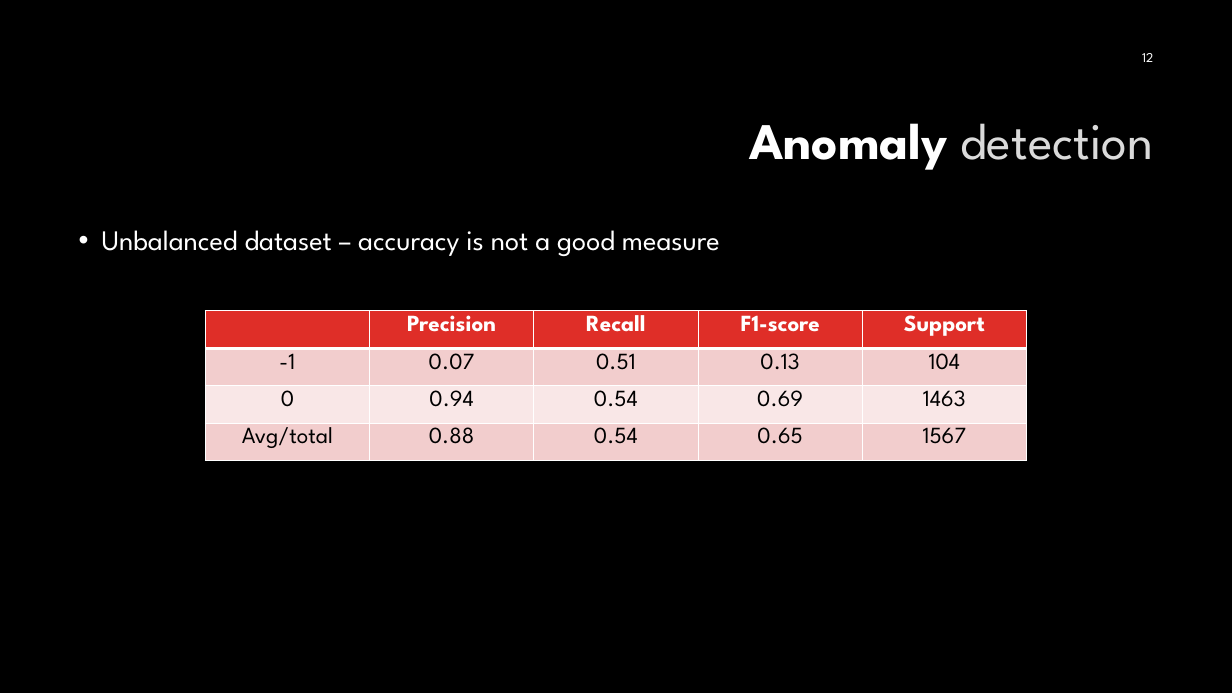
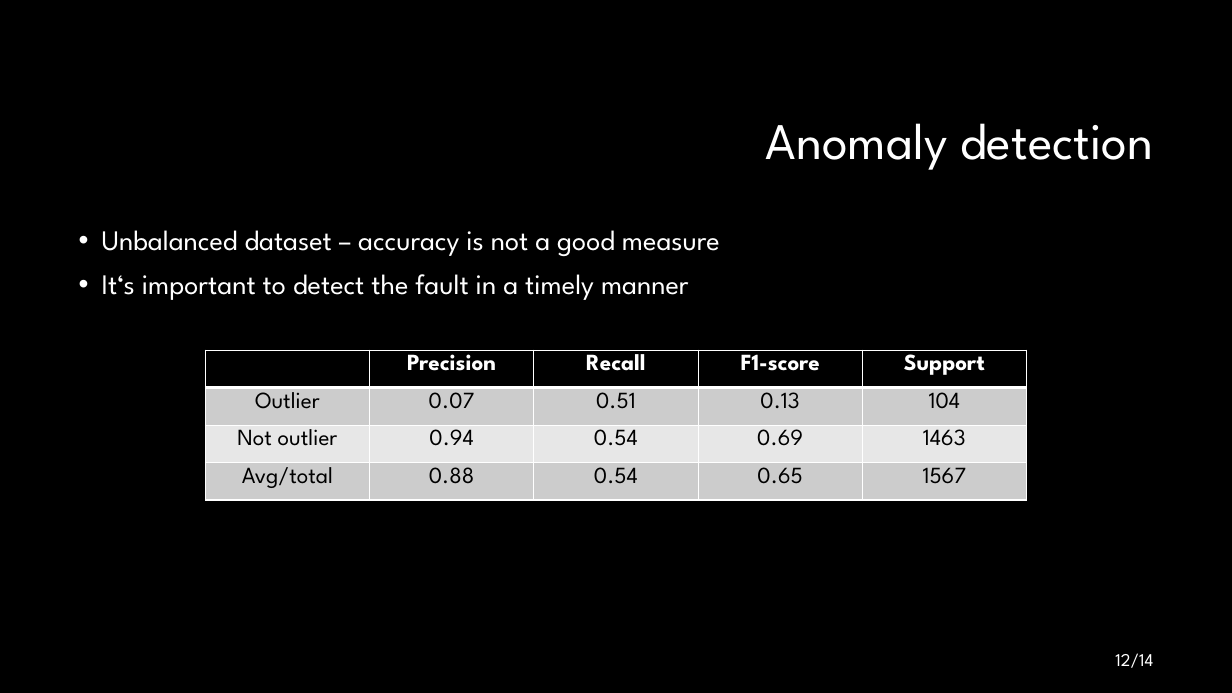
Before and after one commit to mehmedkadric/internship, a slide deck: slide 12 of demoPresentation/DemoPresentation.pptx. Drawn at 1232x693 pixels with LibreOffice and Linux fonts; fonts in the diff are those of the drawing; background and template pictures are left out. Boxes give left, top, right and bottom in pixels: in the first picture for what was removed or moved away, otherwise in the second. Text is boxed around its words. In the diff, an @@ line names an element or a change of style, - is before the commit and + after.

```diff
--- a/demoPresentation/DemoPresentation.pptx
+++ b/demoPresentation/DemoPresentation.pptx
@@ title "Anomaly detection" at <box>766,123,1153,170</box>: text colour pattern #000000 on #FFFFFF to #FFFFFF, bold off in "Anomaly"; text colour #DADADA to #FFFFFF in "detection" @@
@@ text at <box>102,274,689,300</box>: paragraph added @@
+• It‘s important to detect the fault in a timely manner
@@ table at <box>205,350,1028,500</box> @@
-row 2, column 1: -1
+row 2, column 1: Outlier
-row 3, column 1: 0
+row 3, column 1: Not outlier
@@ fill #DF2E28 to #000000 in row 1 @@
@@ fill #F3CDCD to #CCCCCC in 10 cells @@
@@ fill #F9E8E8 to #E7E7E7 in row 3 @@
@@ table: place and size @@
-table at <box>205,311,1028,460</box>
+table at <box>205,350,1028,500</box>
@@ page number at <box>1115,653,1153,668</box>: text changed; size 10.5 to 14 pt @@
-12
+12/14
```
Also in this commit, not shown: 12 other slides changed, 1 slide added, 1 slide removed, 2 other files.
